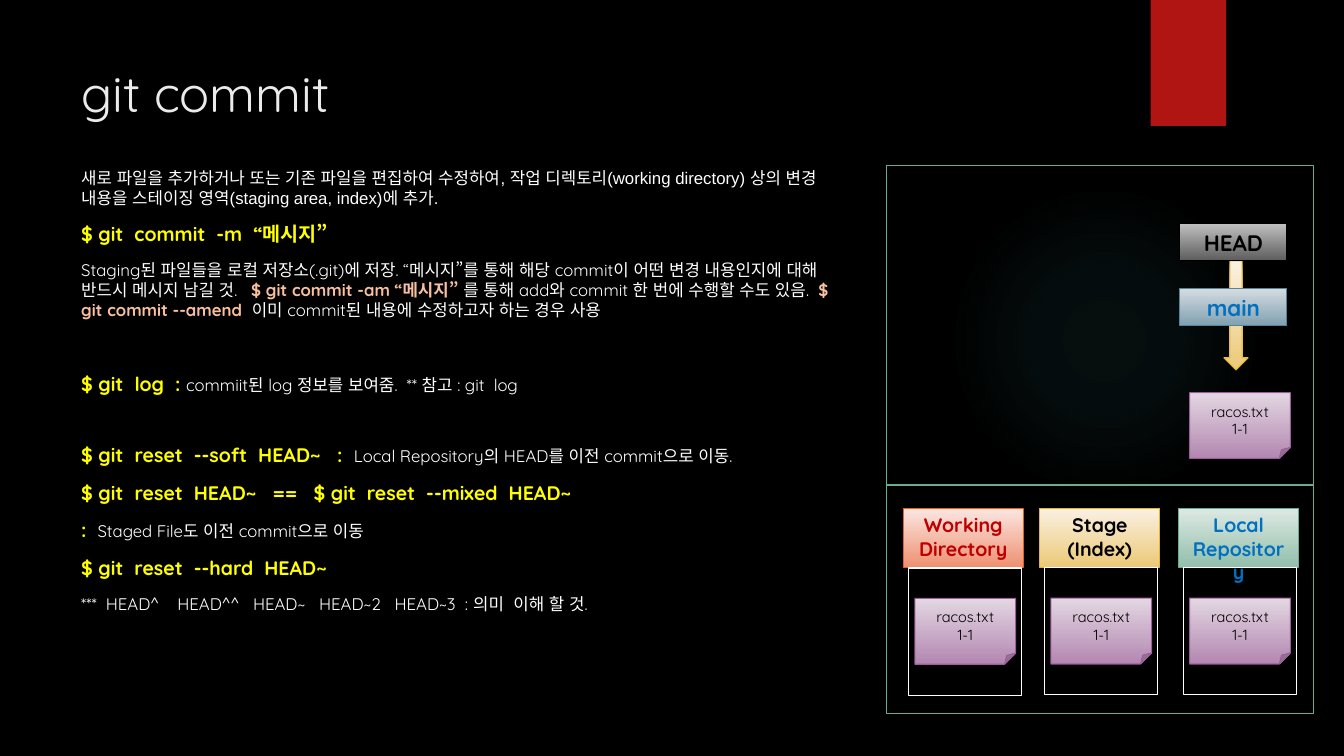
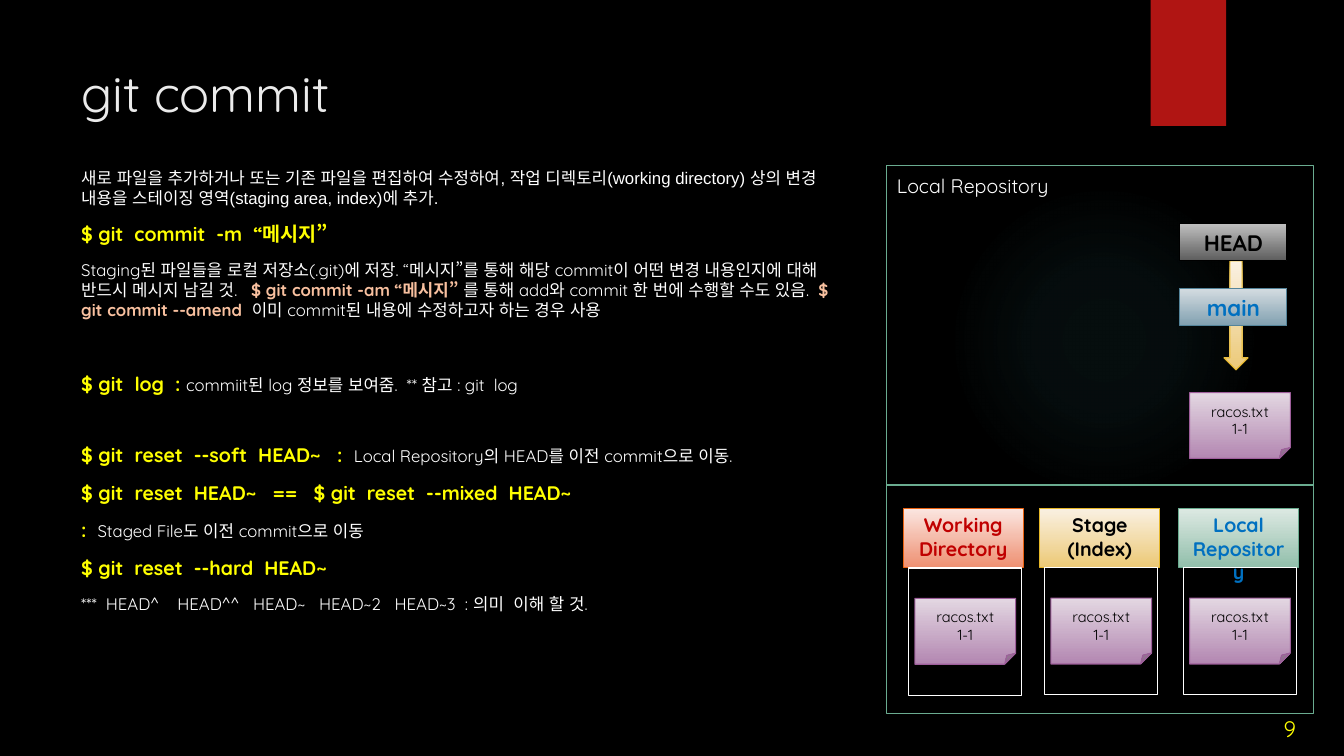
Before and after one commit to iredseal/Learning, a slide deck: slide 9 of Tools/git/SW 형상 관리.pptx. Drawn at 1344x756 pixels with LibreOffice and Linux fonts; fonts in the diff are those of the drawing; background and template pictures are left out. Boxes give left, top, right and bottom in pixels: in the first picture for what was removed or moved away, otherwise in the second. Text is boxed around its words. In the diff, an @@ line names an element or a change of style, - is before the commit and + after.

```diff
--- a/Tools/git/SW 형상 관리.pptx
+++ b/Tools/git/SW 형상 관리.pptx
@@ text added at bbox=[897, 178, 1049, 197], 14 pt, text #FFFFFF @@
+Local Repository
@@ page number added at bbox=[1284, 721, 1296, 737], 16 pt, text #FFFF00 @@
+9
```
Also in this commit, not shown: 25 other slides changed, 1 other file.
